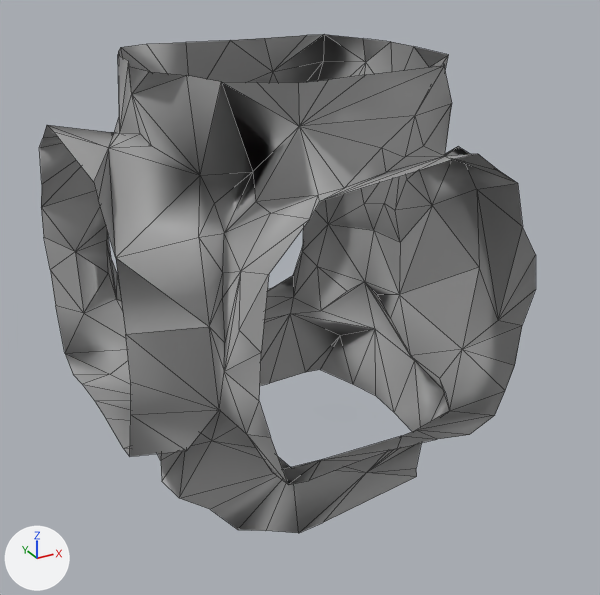
The glTF model Rogue-Robots/Assets/Models/ModularBlocks/5NoSideConnector.gltf: old version first, new version second.
Camera for both pictures: a 50 mm camera at (-4.55, -8.79, 6.23) aimed at (0.02, -0.49, 2.08). The axes (+X, +Y, +Z) are drawn at lower left. The lights are the same throughout. Mesh edges are drawn as thin lines. Vertices at the same position are counted once.

Objects in the first picture: '5NoSideConnector'.
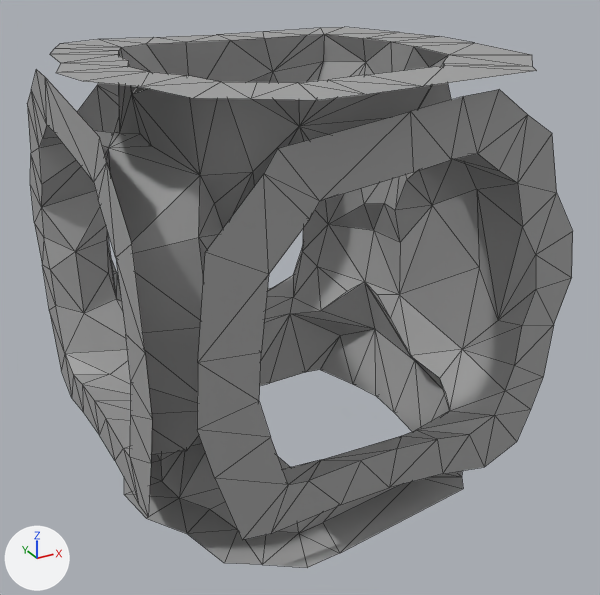
What changed in the scene script:
```text
Change me_scene_061:
    used by ob_5nosideconnector; location = (0.0, 0.0, 0.0)
    remove me_scene_061.from_pydata(...)  # 243 vertices, 379 faces; spans x -2.5..1.94, y -2.5..2.5, z 0.0..5.0
    add me_scene_061.from_pydata(...)  # 357 vertices, 607 faces; spans x -2.66..2.53, y -2.96..2.5, z 0.0..5.0
    me_scene_061 part 1
    114 vertices are added at x -2.66..2.53, y -2.96..2.5, z 0.0..5.0
    132 new faces join them, mat_pp_standard_material_199 (picture img_pp_color_palette)
    96 new faces join them, mat_pp_standard_material_201 (picture img_pp_color_palette)
    me_scene_061 part 2: the surface is now shaded flat
```

Location of each change, (x1, y1, x2, y2) in pixels of the pictures (600 x 595 px):
'5NoSideConnector', reshaped (10% wider, 8% taller)
    before: (39, 34, 536, 533)
    after: (27, 27, 573, 568)
part 1 of me_scene_061, added
    after: (27, 27, 573, 568)
